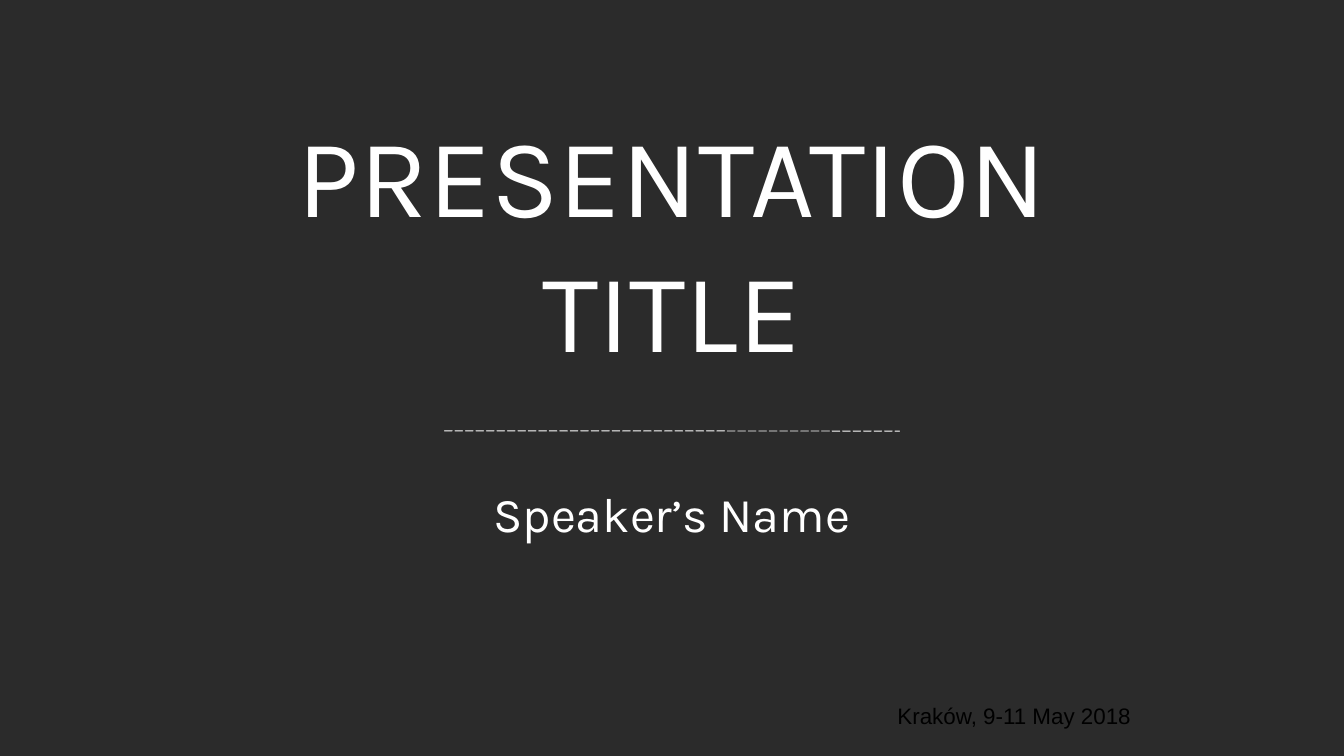
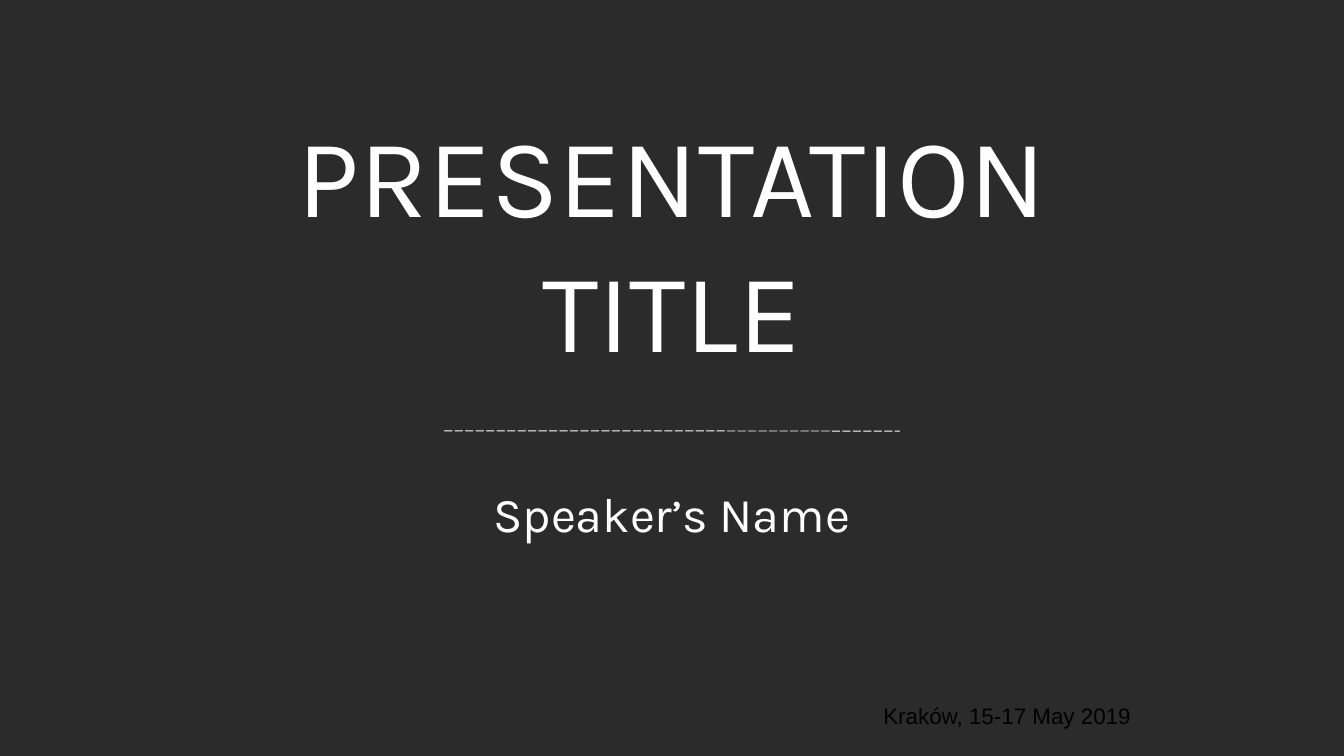
Before and after one commit to gitaroktato/how2make-tech-decisions, a slide deck: slide 1 of geecon_template.ppt. Drawn at 1344x756 pixels with LibreOffice and Linux fonts; fonts in the diff are those of the drawing; background and template pictures are left out; a plain dark background stands for a picture behind light text. Boxes give left, top, right and bottom in pixels: in the first picture for what was removed or moved away, otherwise in the second. Text is boxed around its words. In the diff, an @@ line names an element or a change of style, - is before the commit and + after.

```diff
--- a/geecon_template.ppt
+++ b/geecon_template.ppt
@@ text at (x1=883, y1=708, x2=1131, y2=728): text changed @@
-Kraków, 9-11 May 2018
+Kraków, 15-17 May 2019
```
Also in this commit, not shown: 3 other slides changed.
